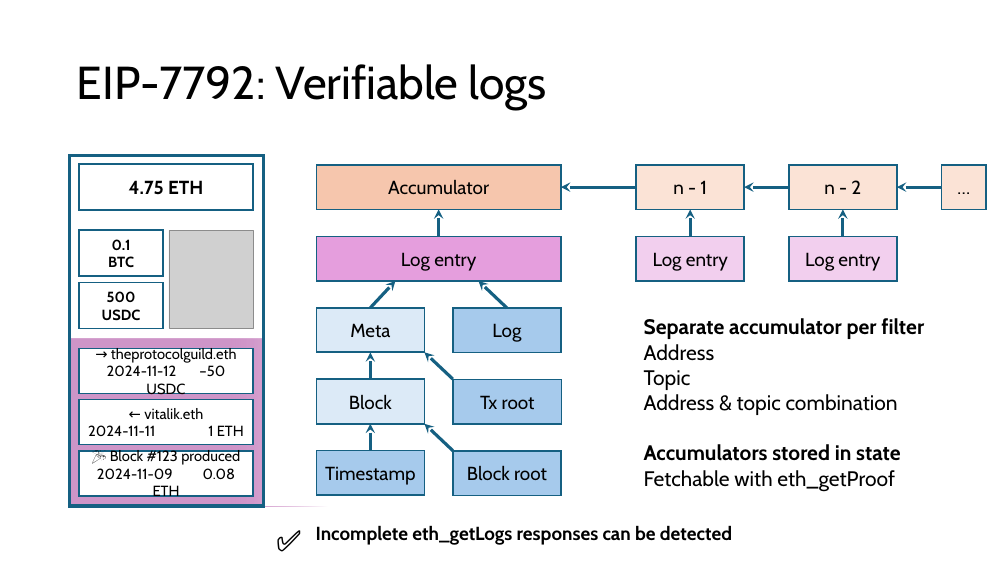
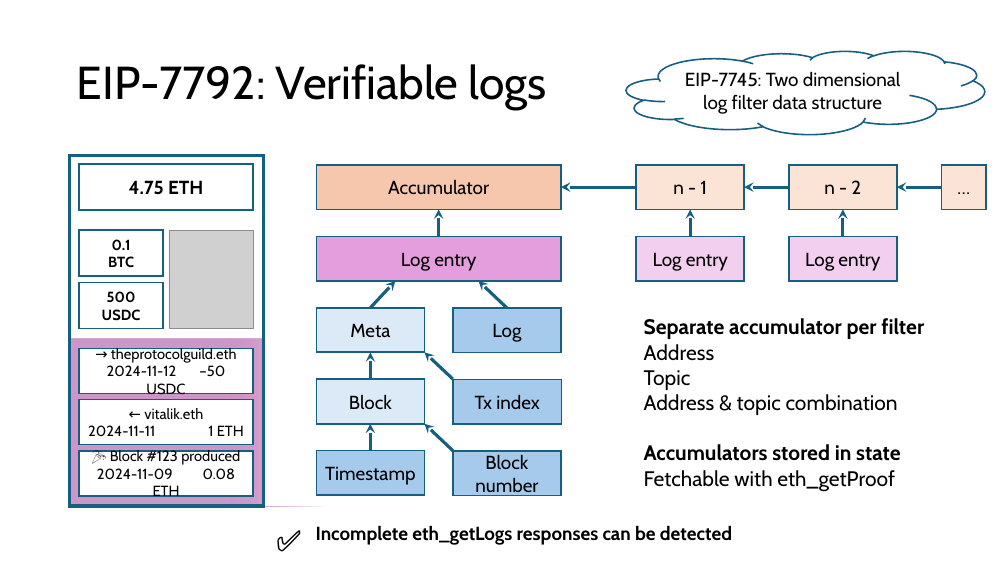
Before and after one commit to etan-status/purified-web3, a slide deck: slide 19 of slides.pptx. Drawn at 1008x567 pixels with LibreOffice and Linux fonts; fonts in the diff are those of the drawing; grey boxes stand for pictures. Boxes give left, top, right and bottom in pixels: in the first picture for what was removed or moved away, otherwise in the second. Text is boxed around its words. In the diff, an @@ line names an element or a change of style, - is before the commit and + after.

Commit message:
Update slides: Add referene to EIP-7745

```diff
--- a/slides.pptx
+++ b/slides.pptx
@@ cloud added at box(626, 51, 985, 135), fill #FFFFFF, outline #156082 1.5 pt, 18 pt, text #000000 @@
+EIP-7745: Two dimensional log filter data structure
@@ text in rectangle at box(475, 395, 540, 409): text changed @@
-Tx root
+Tx index
@@ text in rectangle at box(475, 455, 538, 497): text changed @@
-Block root
+Block number
```
Also in this commit, not shown: 1 other file.
